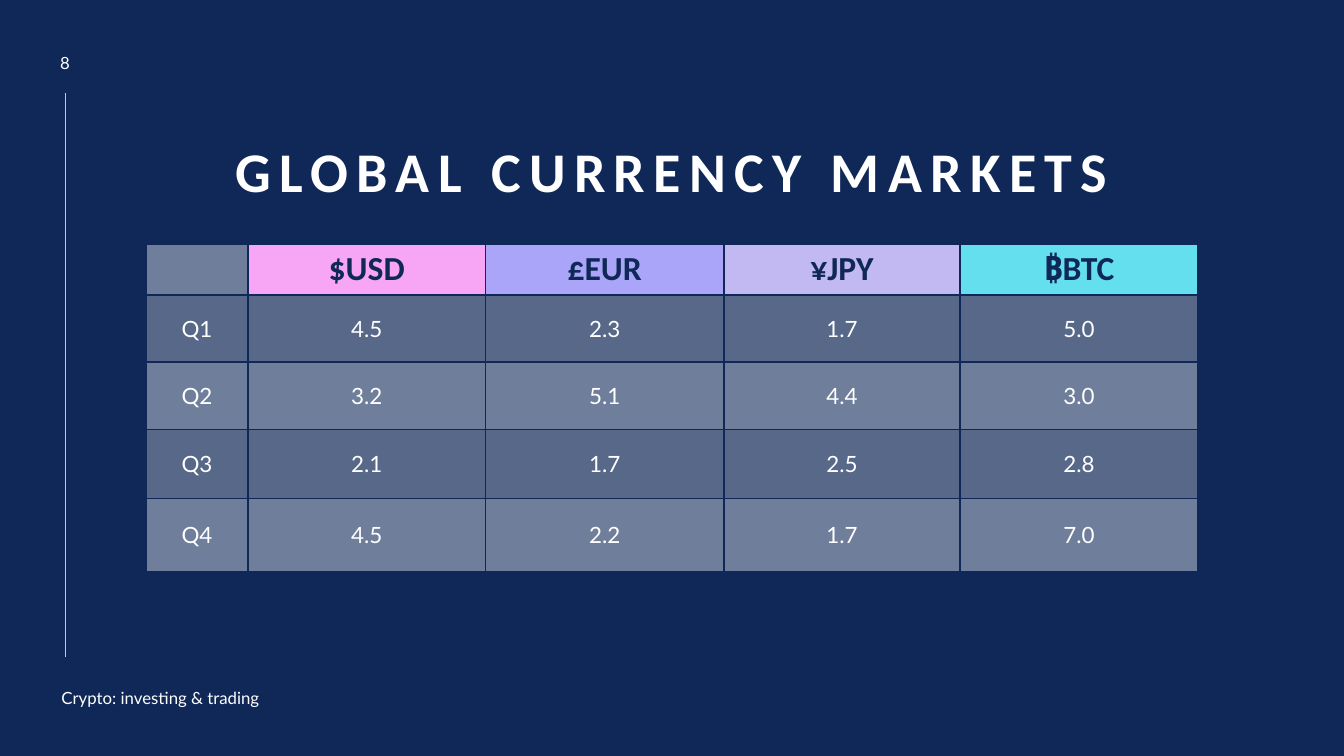
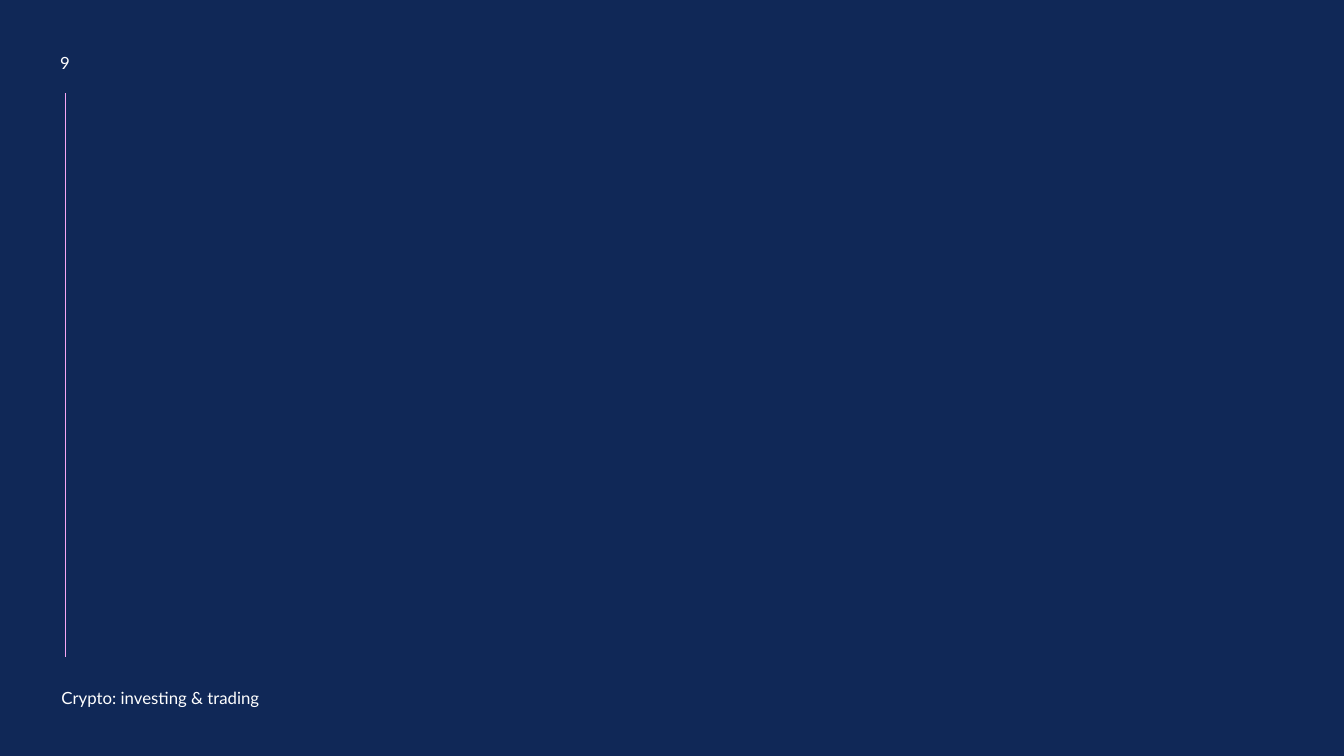
Before and after one commit to joshlynj/active_satellites, a slide deck: slide 9 of ppt/SATELLITE LIFE EXPECTANCY.pptx (slide 8 before the commit). Drawn at 1344x756 pixels with LibreOffice and Linux fonts; fonts in the diff are those of the drawing. Boxes give left, top, right and bottom in pixels: in the first picture for what was removed or moved away, otherwise in the second. Text is boxed around its words. In the diff, an @@ line names an element or a change of style, - is before the commit and + after.

```diff
--- a/ppt/SATELLITE LIFE EXPECTANCY.pptx
+++ b/ppt/SATELLITE LIFE EXPECTANCY.pptx
@@ page number at <box>60,57,70,69</box>: text changed @@
-8
+9
@@ title removed at <box>236,155,1107,193</box> @@
-GLOBAL CURRENCY MARKETS
@@ table removed at <box>146,244,1198,571</box>, 5 rows, 5 columns @@
- | $USD | £EUR | ¥JPY | ₿BTC
-Q1 | 4.5 | 2.3 | 1.7 | 5.0
-Q2 | 3.2 | 5.1 | 4.4 | 3.0
-Q3 | 2.1 | 1.7 | 2.5 | 2.8
-Q4 | 4.5 | 2.2 | 1.7 | 7.0
```
Also in this commit, not shown: 3 slides added, 1 slide removed, 1 other file.
